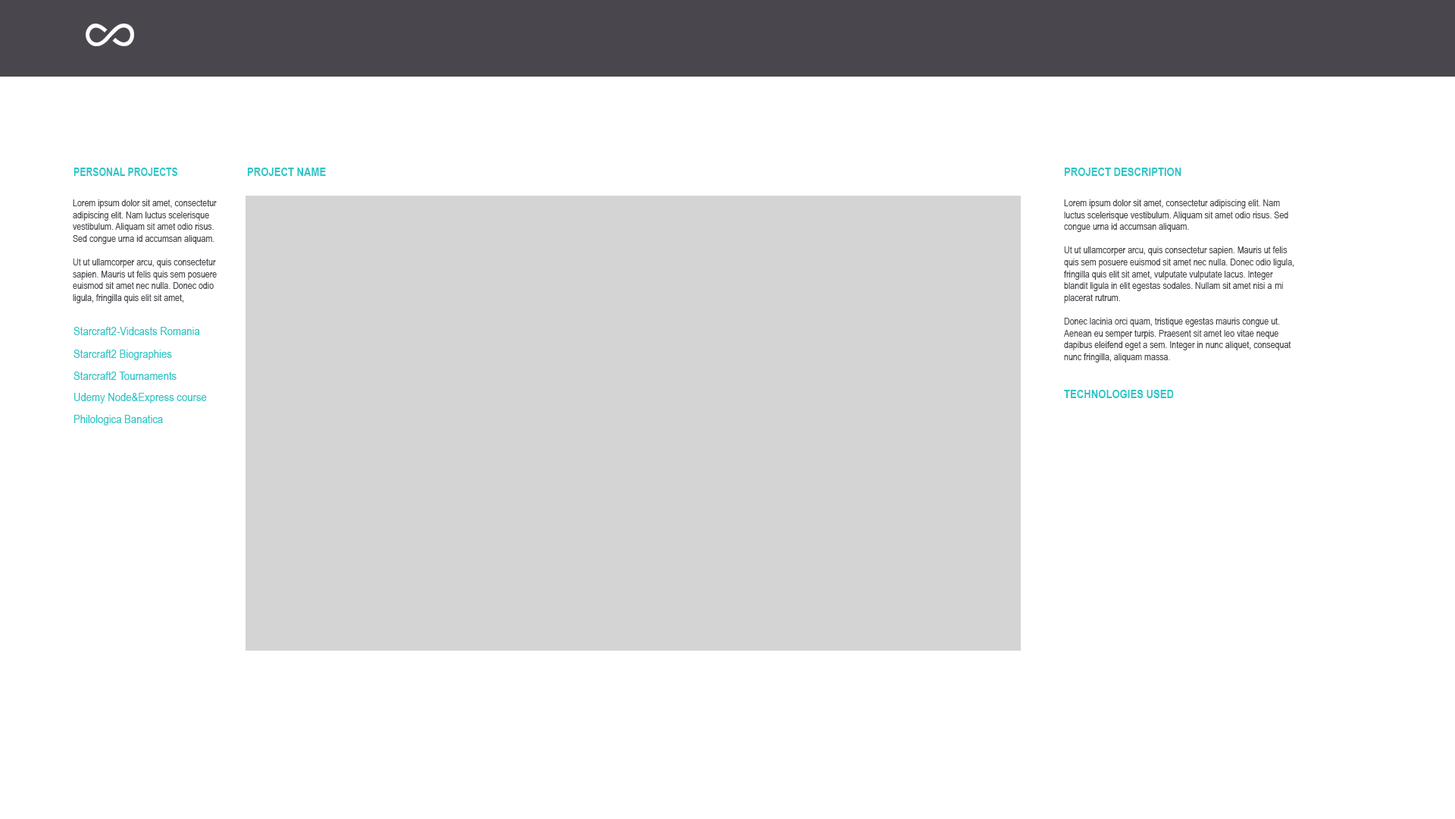
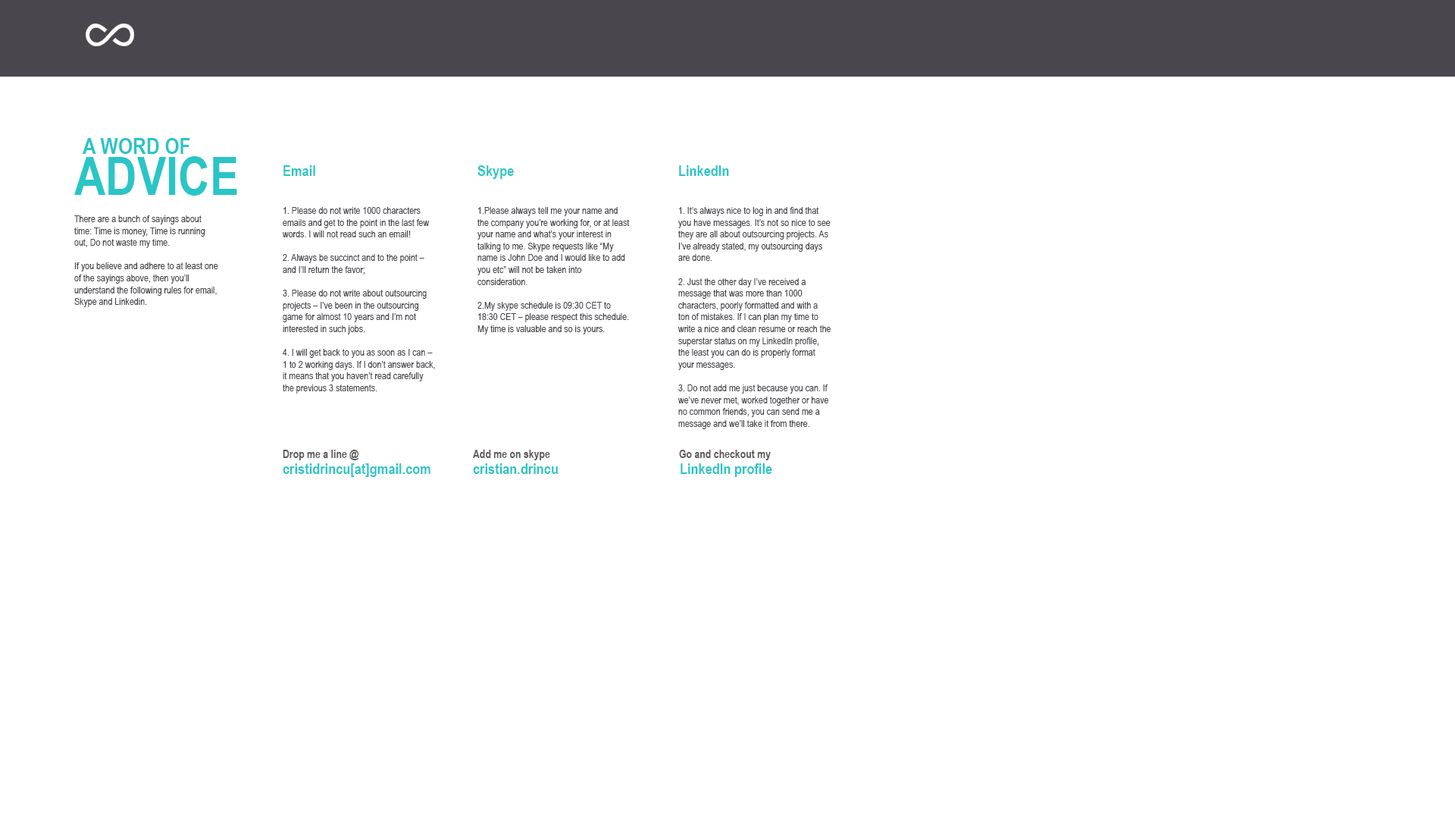
Revision of a layered 1455x819 image; what changed, layer by layer:
hid group "PROJECTS MENU WEB" (6 layers) over [left=73, top=326, right=207, bottom=426]
renamed "Starcraft2-Vidcasts Romania" to "Email", hid it, painted on it over [left=73, top=326, right=201, bottom=336]
hid "TECHNOLOGIES USED" (1st of 2) over [left=1064, top=389, right=1175, bottom=398]
hid "PROJECT DESCRIPTION" over [left=1064, top=167, right=1182, bottom=176]
added layer "1. It’s always nice to log in and find that you have messages." above "1.Please always tell me your name and the company you’re workin" over [left=678, top=206, right=832, bottom=430]
added layer "1.Please always tell me your name and the company you’re workin" above "1. Please do not write 1000 characters emails and get to the po" over [left=477, top=206, right=630, bottom=335]
added layer "1. Please do not write 1000 characters emails and get to the po" above "Skype" over [left=282, top=206, right=436, bottom=394]
added layer "Go and checkout my" above "Add me on skype" over [left=679, top=449, right=771, bottom=461]
added layer "LinkedIn profile" above "cristian.drincu" over [left=680, top=463, right=773, bottom=477]
added layer "cristidrincu[at]gmail.com" above "Email" over [left=282, top=463, right=431, bottom=477]
added layer "ADVICE" above "A WORD OF" over [left=74, top=156, right=238, bottom=196]
added layer "A WORD OF" above "Layer 13" over [left=82, top=137, right=191, bottom=154]
renamed "PERSONAL PROJECTS" to "Layer 13", painted on it over [left=73, top=167, right=179, bottom=176]
hid "Layer 7" over [left=245, top=195, right=1022, bottom=651]
hid "Lorem ipsum dolor sit amet, consectetur adipiscing elit. Nam lu" over [left=1063, top=199, right=1295, bottom=363]
renamed "Lorem ipsum dolor sit amet, consectetur adipiscing elit. Nam lu" to "There are a bunch of sayings about time: Time is money, Time is", painted on it over [left=72, top=199, right=219, bottom=307]
…and 7 more changes (6 added, 1 visibility)
